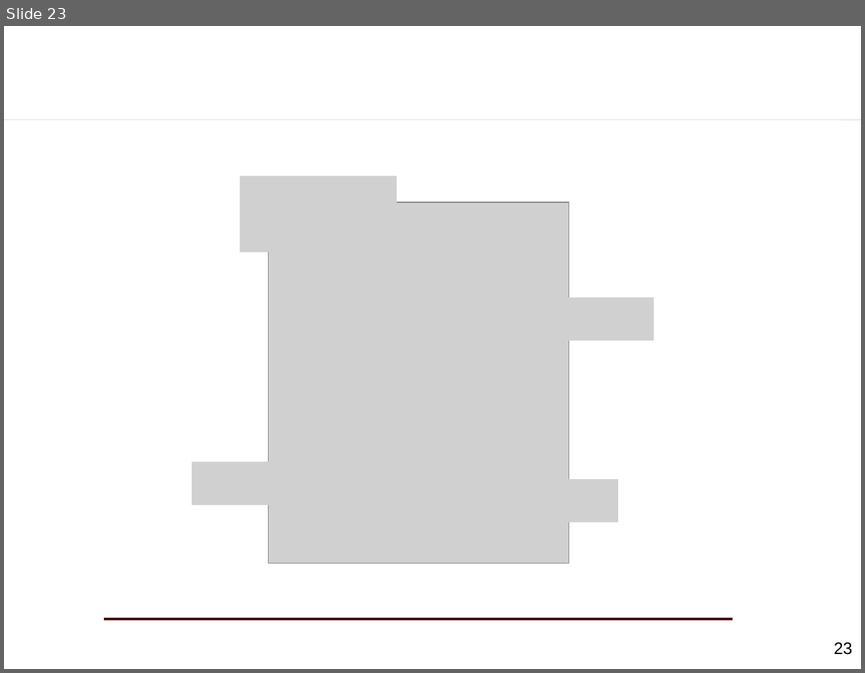
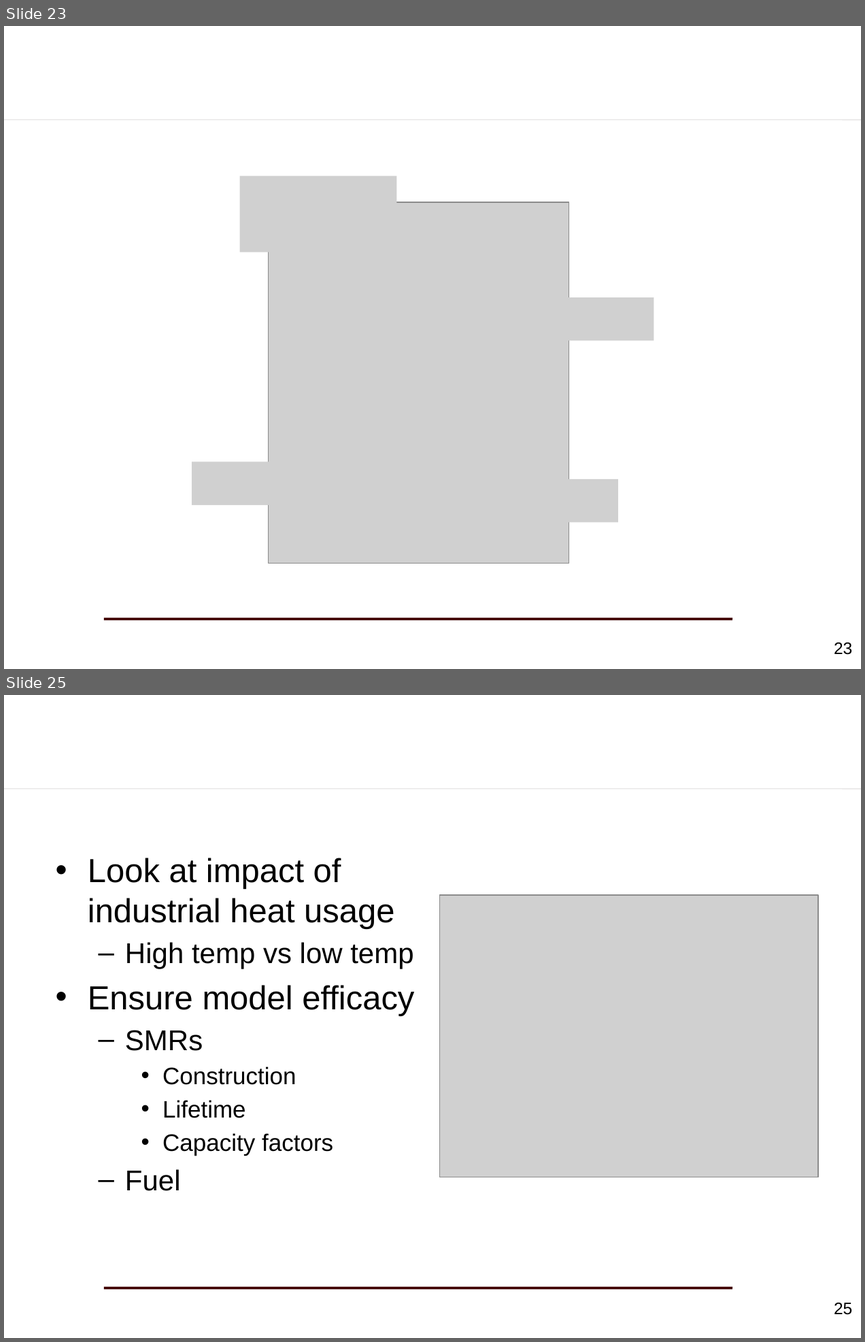
Before and after one commit to dholladay00/NUEN_610_Project, a slide deck: presentations/mid_PP/mid.pptx. Shown one above the other, each under a label of ours: slide 23 before the commit, slides 23 and 25 after it; the slides between them are not shown. The pictures are 865x673 and 865x1342 pixels, drawn with LibreOffice and Linux fonts; fonts in the diff are those of the drawing; grey boxes stand for pictures; background and template pictures are left out. Boxes give left, top, right and bottom in pixels: in the first picture for what was removed or moved away, otherwise in the second. Text is boxed around its words. In the diff, an @@ line names an element or a change of style, - is before the commit and + after.

Commit message:
added spreadsheet to look at for econ model, also added my portion of the slides.

```diff
--- a/presentations/mid_PP/mid.pptx
+++ b/presentations/mid_PP/mid.pptx
@@ slide 25 added at [4, 695, 861, 1338], background #FFFFFF; not listed: 2 template elements that a slide beside it also shows @@
@@ title added at [47, 695, 818, 795], 36 pt, text #FFFFFF @@
+Further Investigation
@@ text added at [88, 858, 414, 1191], 28 pt, text #000000 @@
+• Look at impact of industrial heat usage
+  – High temp vs low temp
+• Ensure model efficacy
+  – SMRs
+    • Construction
+    • Lifetime
+    • Capacity factors
+  – Fuel
@@ picture added at [439, 895, 818, 1176] @@
@@ page number added at [834, 1302, 852, 1314], 14 pt, text #000000 @@
+25
```
Also in this commit, not shown: 1 other slide added, 1 other file.
